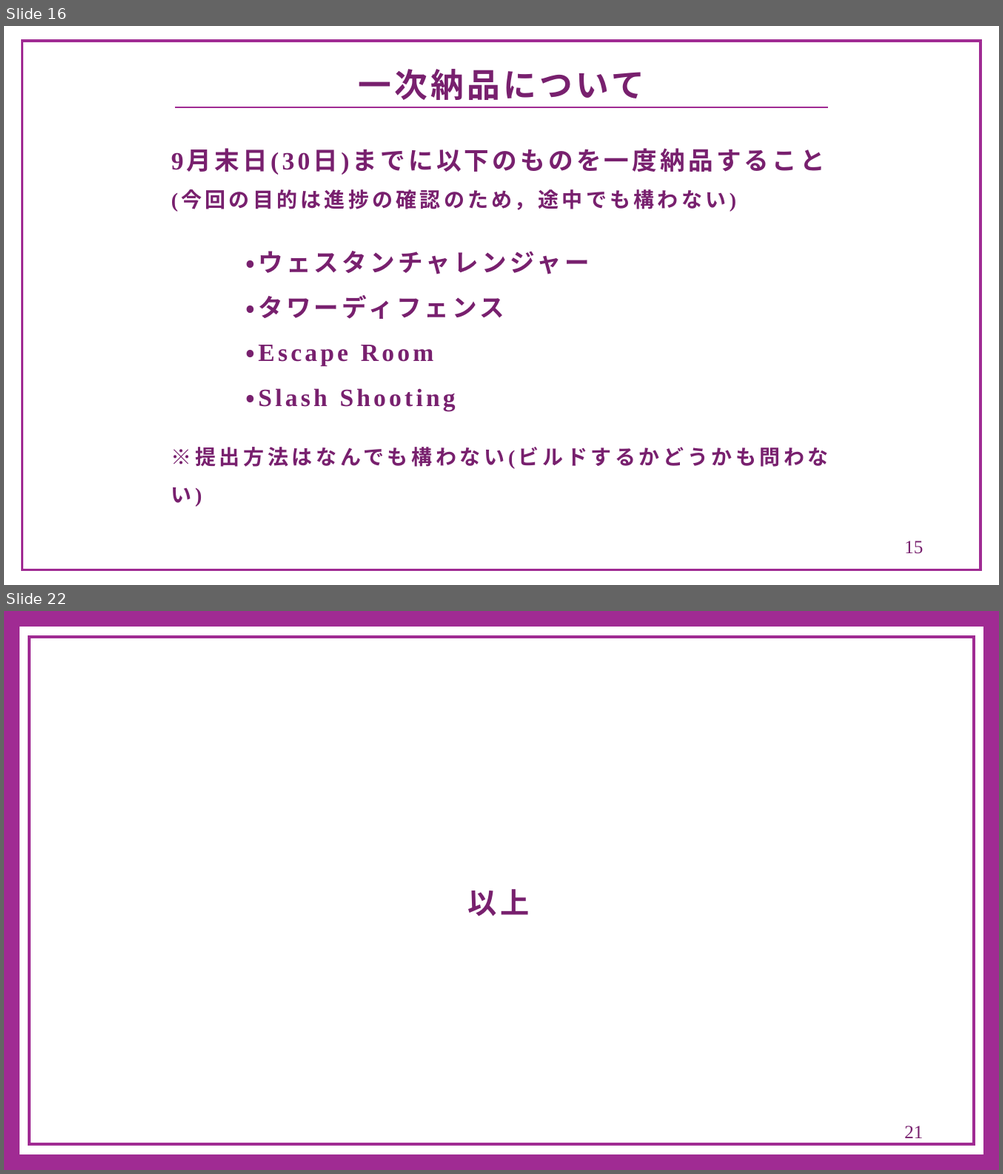
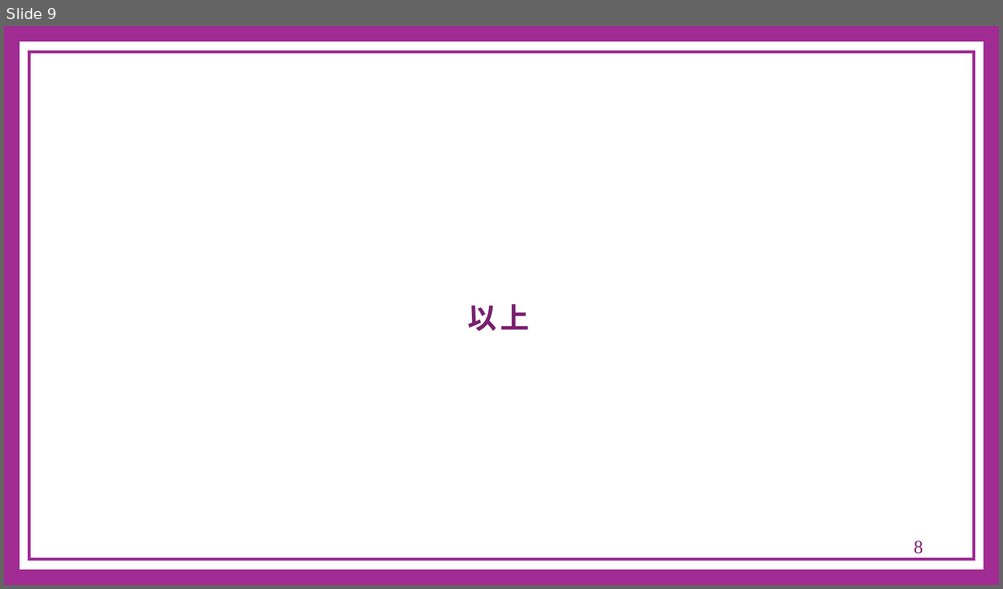
Before and after one commit to G-2-yama/archives, a slide deck: minutes/slide_template.pptx. Shown one above the other, each under a label of ours: slides 16 and 22 before the commit, slide 9 after it; the slides between them are not shown. The pictures are 1003x1174 and 1003x589 pixels, drawn with LibreOffice and Linux fonts; fonts in the diff are those of the drawing; background and template pictures are left out. Boxes give left, top, right and bottom in pixels: in the first picture for what was removed or moved away, otherwise in the second. Text is boxed around its words. In the diff, an @@ line names an element or a change of style, - is before the commit and + after.

```diff
--- a/minutes/slide_template.pptx
+++ b/minutes/slide_template.pptx
@@ slide 16 removed at box(4, 26, 999, 585), background #FFFFFF @@
@@ rectangle removed at box(22, 41, 981, 571) @@
@@ text removed at box(358, 69, 645, 100) @@
-一次納品について
@@ line removed from (175, 107) to (828, 107) @@
@@ text removed at box(181, 148, 828, 471) @@
-9月末日(30日)までに以下のものを一度納品すること
-(今回の目的は進捗の確認のため，途中でも構わない)
-・ウェスタンチャレンジャー
-・タワーディフェンス
-・Escape Room
-・Slash Shooting
-※提出方法はなんでも構わない(ビルドするかどうかも問わない)
@@ page number removed at box(904, 541, 922, 554) @@
-15
@@ what was slide 22 is now slide 9 @@
@@ page number at box(913, 541, 923, 554): text changed @@
-21
+8
```
Also in this commit, not shown: 4 slides changed, 4 slides added, 16 other slides removed.
